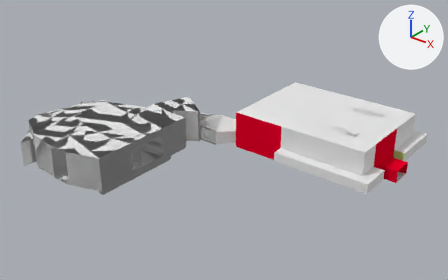
The Blender file e1m1_blender.blend as it was, and as the next commit left it.
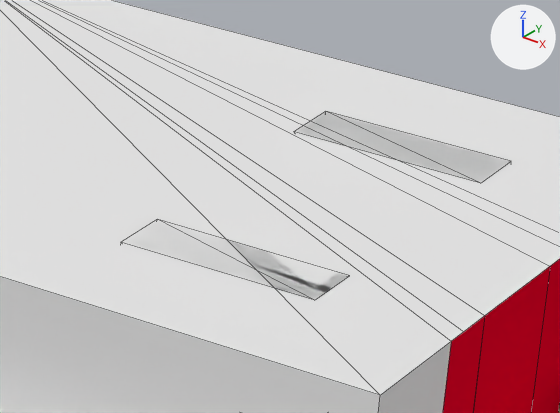
Each version is shown whole from a 50 mm camera at (82.5, -104.4, 65.1) aimed at (0.6, -1.9, 1.6), then close up on the part from 68% to 88% of the width and 32% to 56% of the height. Arrows for +X, +Y and +Z are at upper right; the lights stay in place. The close-ups show mesh edges as thin lines.

In view in the first close-up: 'comp frame', 'left baner', 'right baner', 'roof', 'wall'.
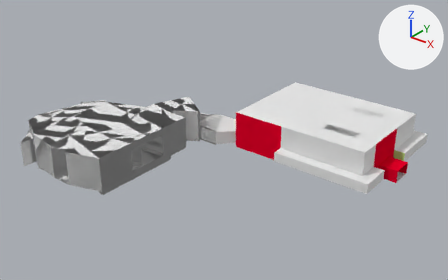
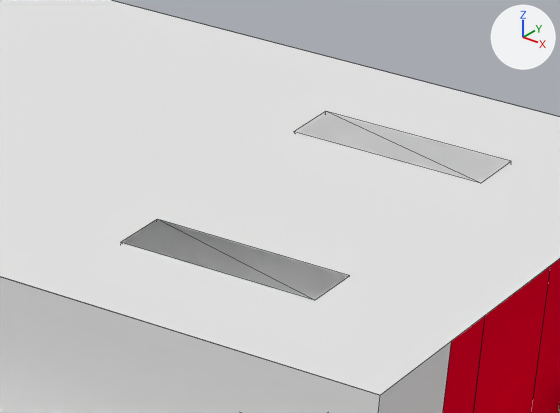
Commit message: add roof texure

Pixel boxes (x1, y1, x2, y2) of what changed, in the close-ups (560 x 413 px):
part 1 of me_basegeometry_000, cut back
    both: (0, 0, 560, 395)

Edits to the bpy script that builds the scene:
```text
Change me_basegeometry_000:
    used by ob_roof; location = (0.0, 0.0, 0.0)
    remove me_basegeometry_000.from_pydata(...)  # 12 vertices, 10 faces; spans x 1.0..34.2, y 2.2..27.8, z 7.4
    add me_basegeometry_000.from_pydata(...)  # 4 vertices, 1 face; spans x 1.0..34.2, y 2.2..27.8, z 7.4
    me_basegeometry_000 part 1
    8 vertices are removed from x 12.8..34.2, y 2.2..17.5, z 7.4
    10 faces are deleted
    1 new face joins them
    me_basegeometry_000 part 2: the surface is now shaded smooth
```
